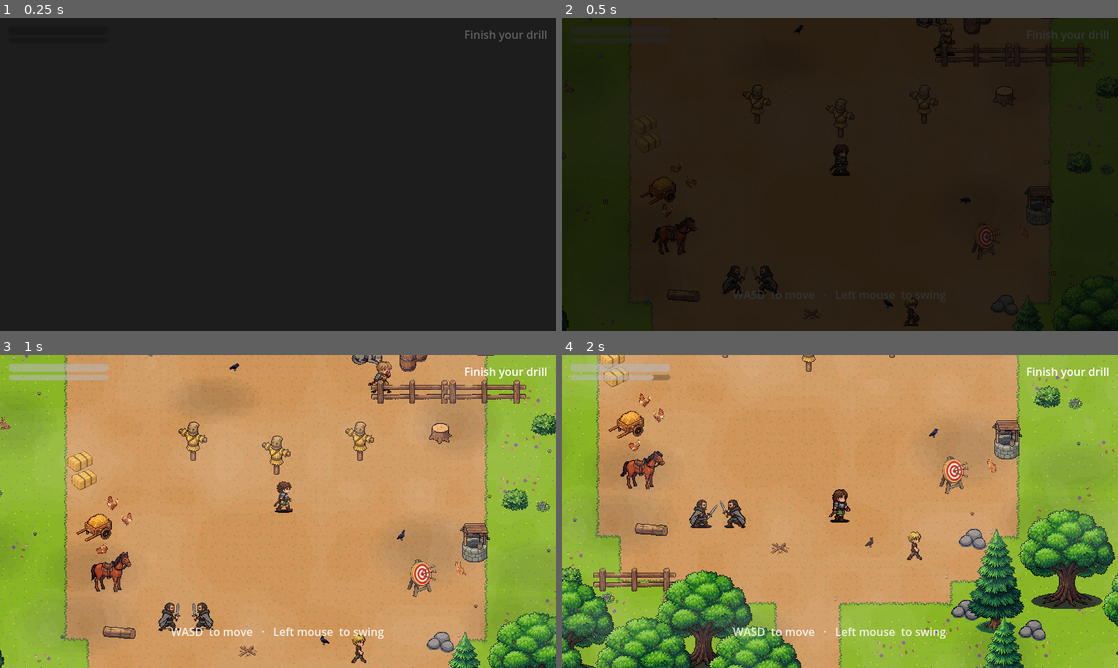
Above: before the commit, frames 1-4 (two rows, left to right).
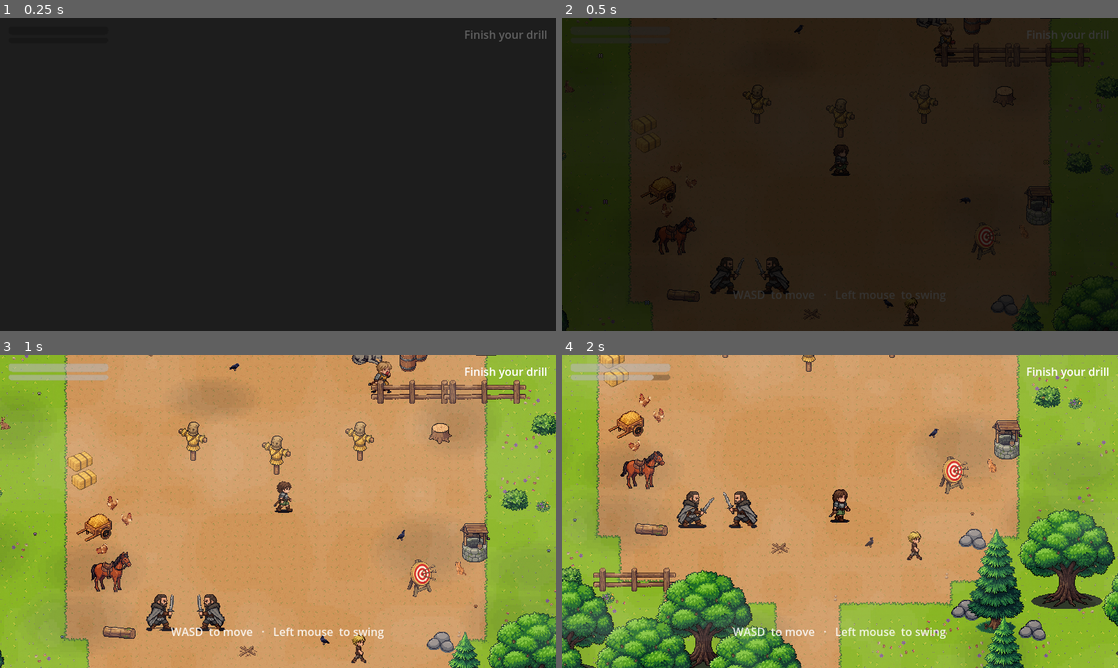
Above: after the commit, the same moments.

Repository: Ragefx/ASOIAF
Game: Godot game, scene res://scenes/Main.tscn
Two runs of this game, one before a commit and one after it. Both use one fixed random seed, a clock stepped at 60 frames per second and the inputs below.
Inputs (mouse positions are in pixels of both pictures, inside the frame that each line leads up to):
- Up to frame 1 (0.25 s): no input
- Up to frame 2 (0.5 s): no input
- Up to frame 3 (1 s): move the mouse to (400, 495) at 0.52 s; press the mouse at (400, 495) at 0.53 s; hold D (move_right) from 0.53 s (still down)
- Up to frame 4 (2 s): move the mouse to (728, 527) at 1.27 s; release D (move_right) at 1.28 s; release the mouse at (728, 527) at 1.28 s; hold S (move_down) from 1.28 s (still down); tap Space (dodge) at 1.35 s

Frame 1 is identical in both runs. In frame 2, 0.5% of the frame differs, in the area x 26-90%, y 0-89%; in frame 3, 0.9%; in frame 4, 1.0%, in the area x 20-36%, y 43-56%.

Commit message:
Make the guardsmen grown men: taller than Torren
The yard's guards were fitted to Torren's 48px, and the sparring pair's
height counted the raised sword, so their bodies came out ~41px -
smaller than a boy. Guards now stand 56px; the sparring strip is fitted
to 62px including the sword (~53px body in the fighting crouch). The
pair is spaced wider to fit the bigger figures.

Co-Authored-By: Claude Opus 5.5 <noreply@anthropic.com>
Claude-Session: https://claude.ai/code/session_01CpyvPmprieFHcwKXWyZVJW

Diff:
--- a/assets/life/guard_idle.tres
+++ b/assets/life/guard_idle.tres
@@ -4,35 +4,35 @@
 
 [sub_resource type="AtlasTexture" id="a0_0"]
 atlas = ExtResource("t0")
-region = Rect2(0, 0, 52, 52)
+region = Rect2(0, 0, 60, 60)
 
 [sub_resource type="AtlasTexture" id="a0_1"]
 atlas = ExtResource("t0")
-region = Rect2(52, 0, 52, 52)
+region = Rect2(60, 0, 60, 60)
 
 [sub_resource type="AtlasTexture" id="a0_2"]
 atlas = ExtResource("t0")
-region = Rect2(104, 0, 52, 52)
+region = Rect2(120, 0, 60, 60)
 
 [sub_resource type="AtlasTexture" id="a0_3"]
 atlas = ExtResource("t0")
-region = Rect2(156, 0, 52, 52)
+region = Rect2(180, 0, 60, 60)
 
 [sub_resource type="AtlasTexture" id="a0_4"]
 atlas = ExtResource("t0")
-region = Rect2(208, 0, 52, 52)
+region = Rect2(240, 0, 60, 60)
 
 [sub_resource type="AtlasTexture" id="a0_5"]
 atlas = ExtResource("t0")
-region = Rect2(260, 0, 52, 52)
+region = Rect2(300, 0, 60, 60)
 
 [sub_resource type="AtlasTexture" id="a0_6"]
 atlas = ExtResource("t0")
-region = Rect2(312, 0, 52, 52)
+region = Rect2(360, 0, 60, 60)
 
 [sub_resource type="AtlasTexture" id="a0_7"]
 atlas = ExtResource("t0")
-region = Rect2(364, 0, 52, 52)
+region = Rect2(420, 0, 60, 60)
 
 [resource]
 animations = [{
--- a/assets/life/guard_spar_l.tres
+++ b/assets/life/guard_spar_l.tres
@@ -4,35 +4,35 @@
 
 [sub_resource type="AtlasTexture" id="a0_0"]
 atlas = ExtResource("t0")
-region = Rect2(0, 0, 52, 52)
+region = Rect2(0, 0, 66, 66)
 
 [sub_resource type="AtlasTexture" id="a0_1"]
 atlas = ExtResource("t0")
-region = Rect2(52, 0, 52, 52)
+region = Rect2(66, 0, 66, 66)
 
 [sub_resource type="AtlasTexture" id="a0_2"]
 atlas = ExtResource("t0")
-region = Rect2(104, 0, 52, 52)
+region = Rect2(132, 0, 66, 66)
 
 [sub_resource type="AtlasTexture" id="a0_3"]
 atlas = ExtResource("t0")
-region = Rect2(156, 0, 52, 52)
+region = Rect2(198, 0, 66, 66)
 
 [sub_resource type="AtlasTexture" id="a0_4"]
 atlas = ExtResource("t0")
-region = Rect2(208, 0, 52, 52)
+region = Rect2(264, 0, 66, 66)
 
 [sub_resource type="AtlasTexture" id="a0_5"]
 atlas = ExtResource("t0")
-region = Rect2(260, 0, 52, 52)
+region = Rect2(330, 0, 66, 66)
 
 [sub_resource type="AtlasTexture" id="a0_6"]
 atlas = ExtResource("t0")
-region = Rect2(312, 0, 52, 52)
+region = Rect2(396, 0, 66, 66)
 
 [sub_resource type="AtlasTexture" id="a0_7"]
 atlas = ExtResource("t0")
-region = Rect2(364, 0, 52, 52)
+region = Rect2(462, 0, 66, 66)
 
 [resource]
 animations = [{
--- a/assets/life/guard_spar_r.tres
+++ b/assets/life/guard_spar_r.tres
@@ -4,35 +4,35 @@
 
 [sub_resource type="AtlasTexture" id="a0_0"]
 atlas = ExtResource("t0")
-region = Rect2(0, 0, 52, 52)
+region = Rect2(0, 0, 66, 66)
 
 [sub_resource type="AtlasTexture" id="a0_1"]
 atlas = ExtResource("t0")
-region = Rect2(52, 0, 52, 52)
+region = Rect2(66, 0, 66, 66)
 
 [sub_resource type="AtlasTexture" id="a0_2"]
 atlas = ExtResource("t0")
-region = Rect2(104, 0, 52, 52)
+region = Rect2(132, 0, 66, 66)
 
 [sub_resource type="AtlasTexture" id="a0_3"]
 atlas = ExtResource("t0")
-region = Rect2(156, 0, 52, 52)
+region = Rect2(198, 0, 66, 66)
 
 [sub_resource type="AtlasTexture" id="a0_4"]
 atlas = ExtResource("t0")
-region = Rect2(208, 0, 52, 52)
+region = Rect2(264, 0, 66, 66)
 
 [sub_resource type="AtlasTexture" id="a0_5"]
 atlas = ExtResource("t0")
-region = Rect2(260, 0, 52, 52)
+region = Rect2(330, 0, 66, 66)
 
 [sub_resource type="AtlasTexture" id="a0_6"]
 atlas = ExtResource("t0")
-region = Rect2(312, 0, 52, 52)
+region = Rect2(396, 0, 66, 66)
 
 [sub_resource type="AtlasTexture" id="a0_7"]
 atlas = ExtResource("t0")
-region = Rect2(364, 0, 52, 52)
+region = Rect2(462, 0, 66, 66)
 
 [resource]
 animations = [{
--- a/scenes/life/guard_idle.tscn
+++ b/scenes/life/guard_idle.tscn
@@ -4,7 +4,7 @@
 [ext_resource type="Script" path="res://scripts/life/idle_anim.gd" id="2_script"]
 
 [sub_resource type="RectangleShape2D" id="RectangleShape2D_base"]
-size = Vector2(16, 8)
+size = Vector2(18, 8)
 
 [node name="guard_idle" type="StaticBody2D"]
 collision_layer = 1
@@ -14,7 +14,7 @@
 texture_filter = 1
 sprite_frames = ExtResource("1_frames")
 animation = &"idle"
-offset = Vector2(0, -24)
+offset = Vector2(0, -28)
 script = ExtResource("2_script")
 anim = &"idle"
 
--- a/scenes/life/guard_spar_l.tscn
+++ b/scenes/life/guard_spar_l.tscn
@@ -4,7 +4,7 @@
 [ext_resource type="Script" path="res://scripts/life/idle_anim.gd" id="2_script"]
 
 [sub_resource type="RectangleShape2D" id="RectangleShape2D_base"]
-size = Vector2(16, 8)
+size = Vector2(18, 8)
 
 [node name="guard_spar_l" type="StaticBody2D"]
 collision_layer = 1
@@ -14,7 +14,7 @@
 texture_filter = 1
 sprite_frames = ExtResource("1_frames")
 animation = &"idle"
-offset = Vector2(0, -24)
+offset = Vector2(0, -31)
 script = ExtResource("2_script")
 anim = &"idle"
 
--- a/scenes/life/guard_spar_r.tscn
+++ b/scenes/life/guard_spar_r.tscn
@@ -4,7 +4,7 @@
 [ext_resource type="Script" path="res://scripts/life/idle_anim.gd" id="2_script"]
 
 [sub_resource type="RectangleShape2D" id="RectangleShape2D_base"]
-size = Vector2(16, 8)
+size = Vector2(18, 8)
 
 [node name="guard_spar_r" type="StaticBody2D"]
 collision_layer = 1
@@ -14,7 +14,7 @@
 texture_filter = 1
 sprite_frames = ExtResource("1_frames")
 animation = &"idle"
-offset = Vector2(0, -24)
+offset = Vector2(0, -31)
 script = ExtResource("2_script")
 anim = &"idle"
 
--- a/scenes/world/winterfell_training_yard.tscn
+++ b/scenes/world/winterfell_training_yard.tscn
@@ -234,10 +234,10 @@
 position = Vector2(-250, 50)
 
 [node name="prop_024_life_guard_spar_r" parent="Actors" instance=ExtResource("prop_life_guard_spar_r")]
-position = Vector2(-150, 160)
+position = Vector2(-162, 160)
 
 [node name="prop_025_life_guard_spar_l" parent="Actors" instance=ExtResource("prop_life_guard_spar_l")]
-position = Vector2(-108, 160)
+position = Vector2(-98, 160)
 
 [node name="prop_026_life_guard_idle" parent="Actors" instance=ExtResource("prop_life_guard_idle")]
 position = Vector2(-300, -250)
Binary file changed: assets/life/guard_idle_idle.png
Binary file changed: assets/life/guard_spar_l_idle.png
Binary file changed: assets/life/guard_spar_r_idle.png
Binary file changed: docs/screenshots/2026-09-24_act1_opening_alive.png
Not shown, changed: tools/build_life.py
Not shown, changed: tools/build_props.py
